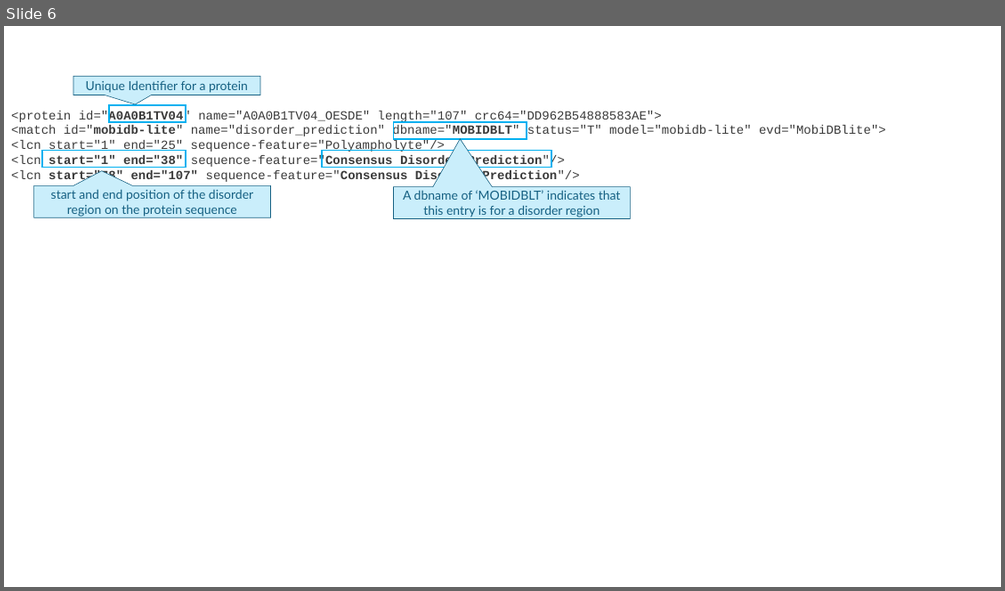
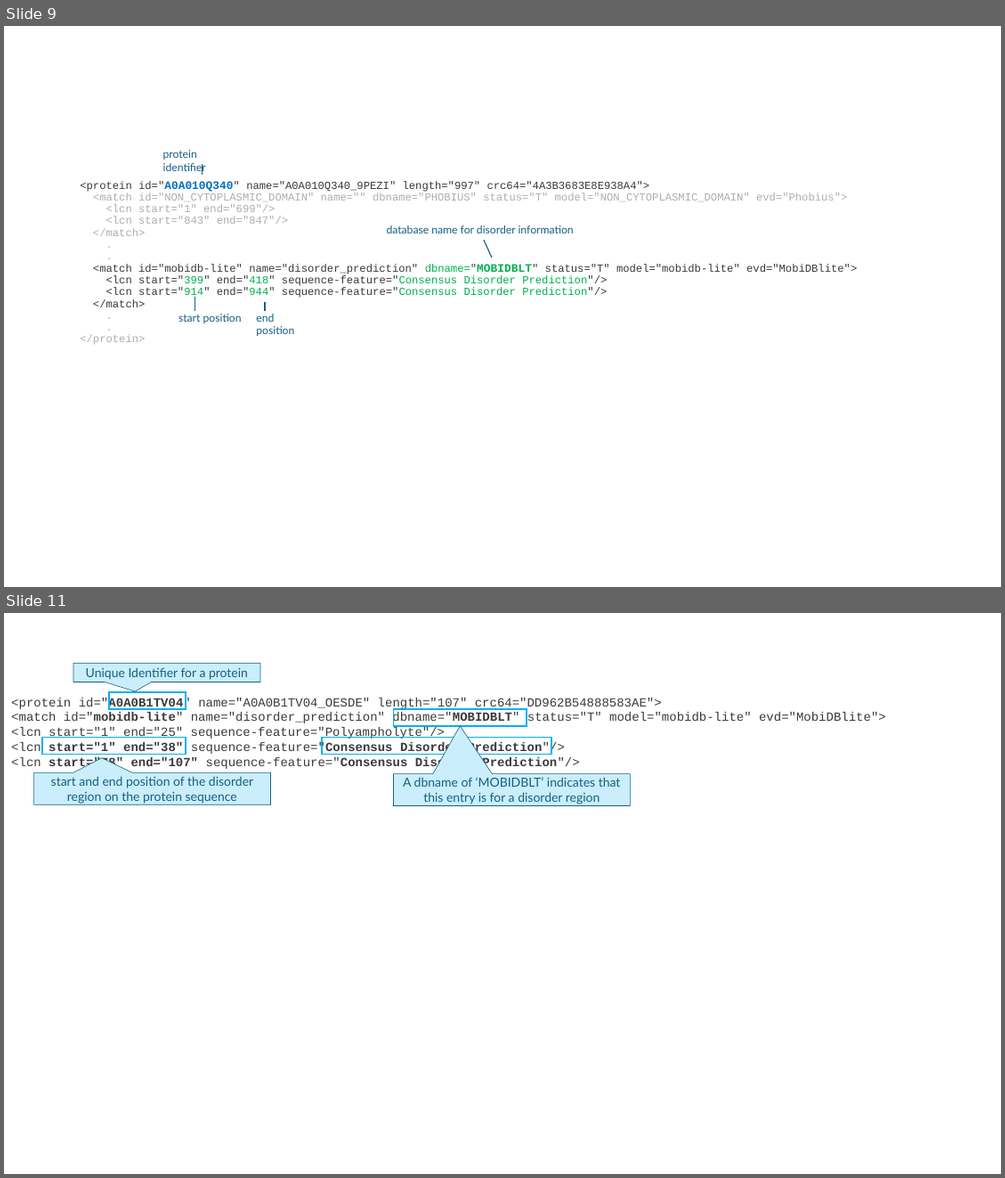
Before and after one commit to greyneuron/COMP_0158_MSC_PROJECT, a slide deck: report/MSc Dissertation - W2V.pptx. Shown one above the other, each under a label of ours: slide 6 before the commit, slides 9 and 11 after it; the slides between them are not shown. The pictures are 1005x591 and 1005x1178 pixels, drawn with LibreOffice and Linux fonts; fonts in the diff are those of the drawing. Boxes give left, top, right and bottom in pixels: in the first picture for what was removed or moved away, otherwise in the second. Text is boxed around its words. In the diff, an @@ line names an element or a change of style, - is before the commit and + after.

```diff
--- a/report/MSc Dissertation - W2V.pptx
+++ b/report/MSc Dissertation - W2V.pptx
@@ slide 9 added at [4,26,1001,587], background #FFFFFF @@
@@ text added at [163,150,206,174], 10.5 pt, text #156082 @@
+protein identifier
@@ text added at [80,181,857,345], 10.5 pt, text #3A3A3A @@
+<protein id="A0A010Q340" name="A0A010Q340_9PEZI" length="997" crc64="4A3B3683E8E938A4">
+<match id="NON_CYTOPLASMIC_DOMAIN" name="" dbname="PHOBIUS" status="T" model="NON_CYTOPLASMIC_DOMAIN" evd="Phobius">
+<lcn start="1" end="699"/>
+<lcn start="843" end="847"/>
+</match>
+.
+.
+<match id="mobidb-lite" name="disorder_prediction" dbname="MOBIDBLT" status="T" model="mobidb-lite" evd="MobiDBlite">
+<lcn start="399" end="418" sequence-feature="Consensus Disorder Prediction"/>
+<lcn start="914" end="944" sequence-feature="Consensus Disorder Prediction"/>
+</match>
+.
+.
+</protein>
@@ line added from (202, 174) to (202, 164), #156082 1 pt @@
@@ text added at [387,225,574,233], 10.5 pt, text #156082 @@
+database name for disorder information
@@ line added from (492, 257) to (484, 240), #156082 1 pt @@
@@ text added at [178,313,242,323], 10.5 pt, text #156082 @@
+start position
@@ line added from (194, 311) to (194, 297), #156082 1 pt @@
@@ text added at [256,313,294,336], 10.5 pt, text #156082 @@
+end position
@@ line added from (265, 311) to (265, 302), #156082 1 pt @@
@@ what was slide 6 is now slide 11 @@
```
Also in this commit, not shown: 7 other slides added, 3 slides removed, 1 other file.
